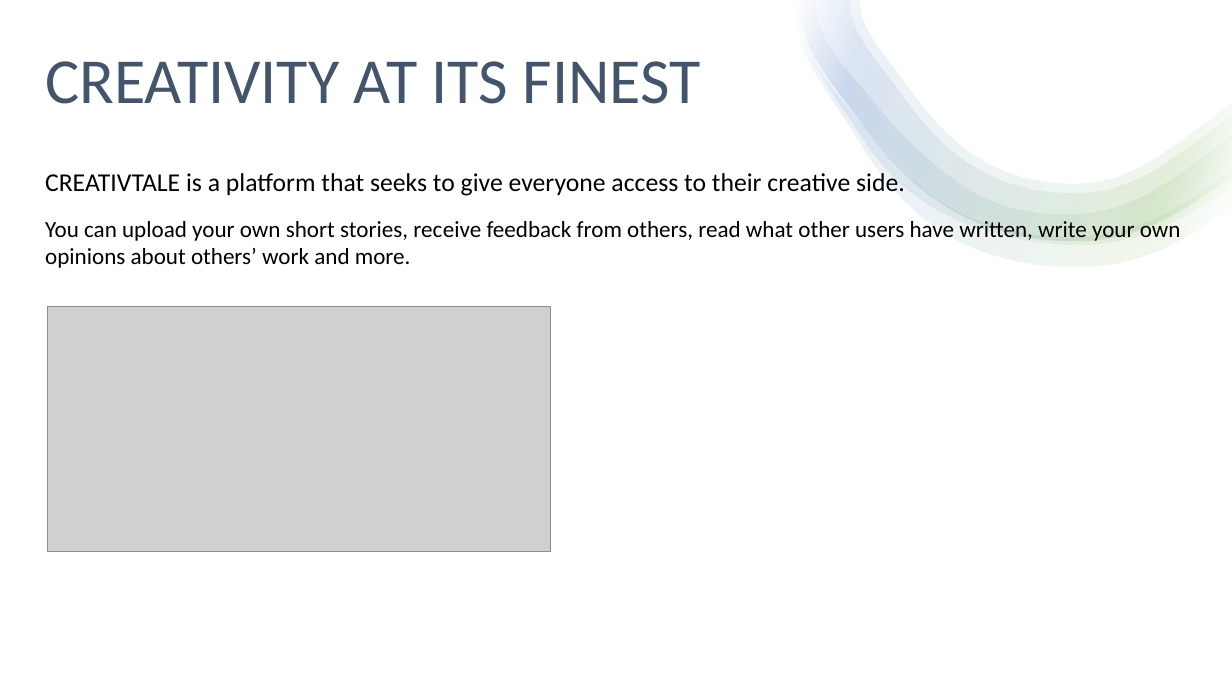
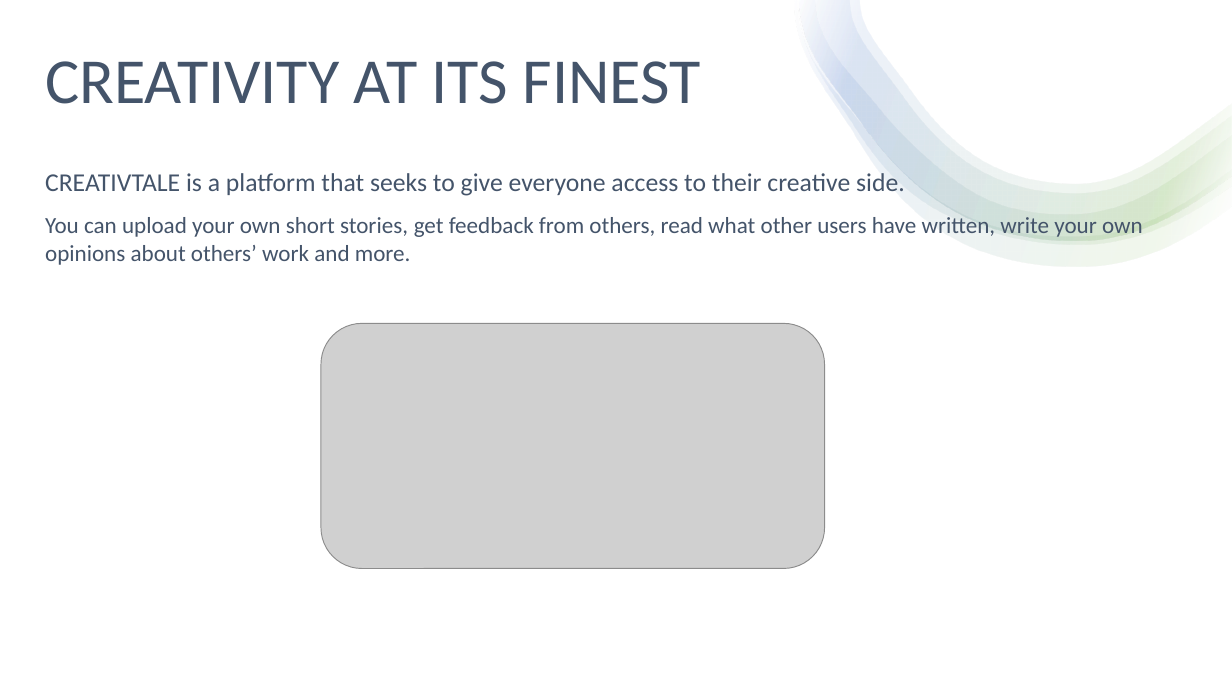
Before and after one commit to sagasthy/mega-hackathon-repo, a slide deck: slide 2 of CREATIVTALE.pptx. Drawn at 1232x693 pixels with LibreOffice and Linux fonts; fonts in the diff are those of the drawing; grey boxes stand for pictures. Boxes give left, top, right and bottom in pixels: in the first picture for what was removed or moved away, otherwise in the second. Text is boxed around its words. In the diff, an @@ line names an element or a change of style, - is before the commit and + after.

Commit message:
updated the slides

```diff
--- a/CREATIVTALE.pptx
+++ b/CREATIVTALE.pptx
@@ text "CREATIVTALE is a platform that ..." at <box>45,173,905,196</box>: text colour #000000 to #44546A @@
@@ text at <box>45,217,1143,237</box>: text changed; text colour #000000 to #44546A @@
-You can upload your own short stories, receive feedback from others, read what other users have written, write your own
+You can upload your own short stories, get feedback from others, read what other users have written, write your own
@@ text at <box>45,245,411,265</box>: text colour #000000 to #44546A in "opinions about others’ work and more." @@
@@ picture: place and size @@
-picture at <box>47,307,551,552</box>
+picture at <box>321,323,824,568</box>
```
Also in this commit, not shown: 2 other slides changed.
